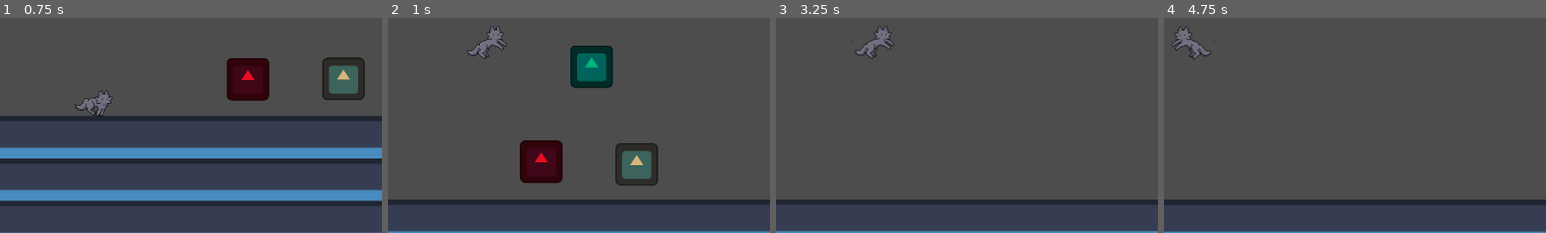
Above: before the commit, frames 1-4 (left to right).
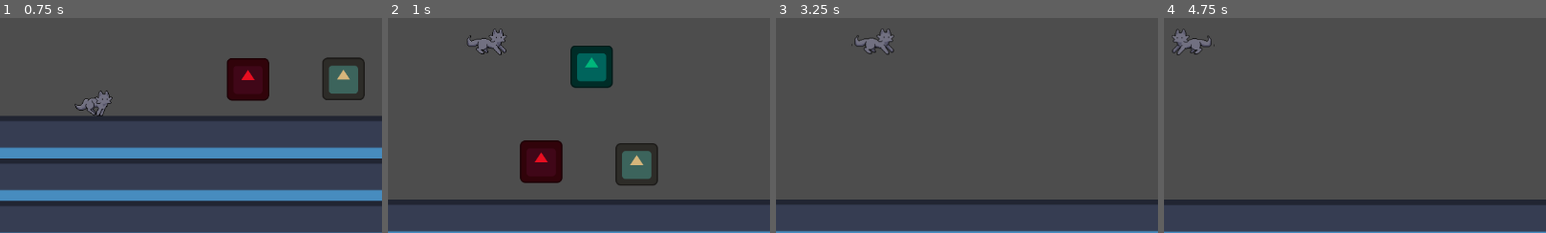
Above: after the commit, the same moments.

Repository: KennethGameDev/CatAdventure
Game: Godot game, scene res://Scenes/zone_1.tscn
Same seed, same stepped clock (60 frames per second), same inputs: the game is played once before the commit and once after it. The project has no main scene, so this scene is started directly. The engine's default icon, where the game draws it, is replaced by a stand-in: a white triangle on a blue panel in a dark square.
Inputs:
- Up to frame 1 (0.75 s): hold D (move_right) from 0.53 s (still down)
- Up to frame 2 (1 s): keep holding D (move_right); tap Space (jump) at 0.77 s
- Up to frame 3 (3.25 s): tap Space (jump) at 1.52, 3.02 s; release D (move_right) at 2.03 s; hold A (move_left) 2.03-2.78 s; hold D (move_right) from 2.78 s (still down)
- Up to frame 4 (4.75 s): tap Space (jump) at 3.77, 4.52 s; release D (move_right) at 4.28 s; hold A (move_left) from 4.28 s (still down)
The pictures show only the part of the screen within x 42-92%, y 39-89%; the shares and areas given below are measured in that part.

Frame 1 is identical in both runs. In frame 2, 0.6% of the frame differs, in the area x 20-31%, y 4-20%; in frame 3, 0.5%; in frame 4, 0.5%.

Commit message:
Push
The files were a little messed up. Should be fixed now.

Diff:
--- a/Assets/Sprites/cat_sprite_frames.tres
+++ b/Assets/Sprites/cat_sprite_frames.tres
@@ -9,10 +9,6 @@
 [sub_resource type="AtlasTexture" id="AtlasTexture_43xxk"]
 atlas = ExtResource("1_nwbmb")
 region = Rect2(64, 0, 64, 64)
-
-[sub_resource type="AtlasTexture" id="AtlasTexture_nwbmb"]
-atlas = ExtResource("1_nwbmb")
-region = Rect2(0, 128, 64, 64)
 
 [sub_resource type="AtlasTexture" id="AtlasTexture_hm0tu"]
 atlas = ExtResource("1_nwbmb")
@@ -69,9 +65,6 @@
 }, {
 "frames": [{
 "duration": 1.0,
-"texture": SubResource("AtlasTexture_nwbmb")
-}, {
-"duration": 1.0,
 "texture": SubResource("AtlasTexture_hm0tu")
 }, {
 "duration": 1.0,
Not shown: 1 places in Assets/Sprites/cat_sprite_frames.tres that only renumber resources
